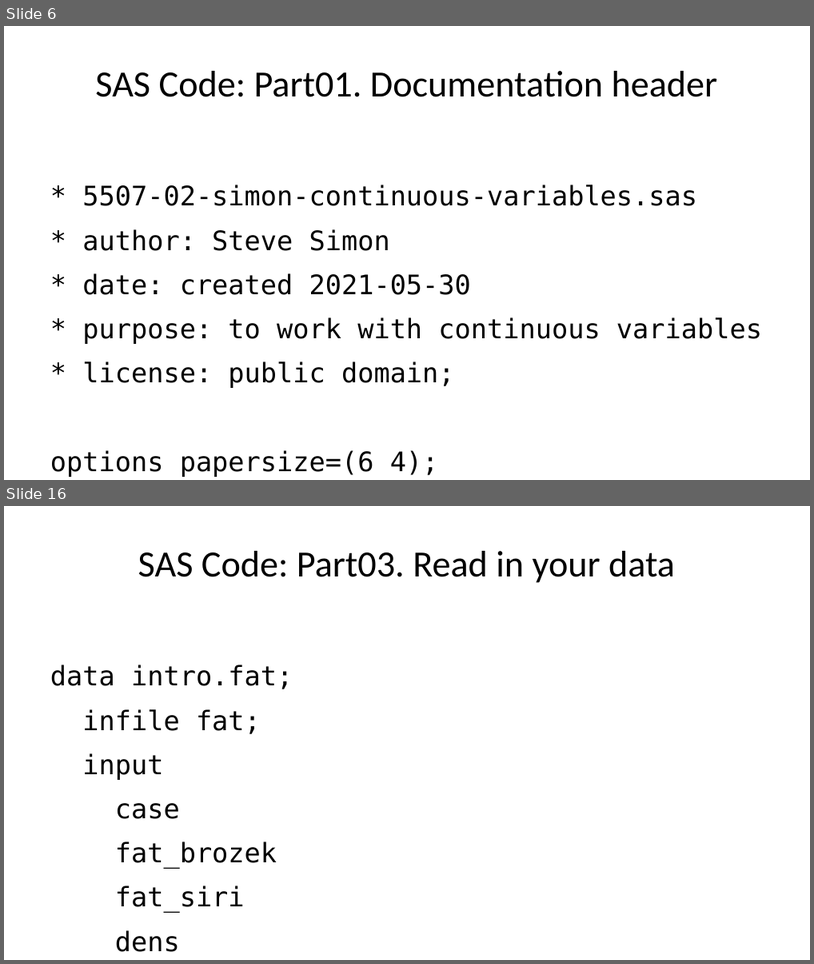
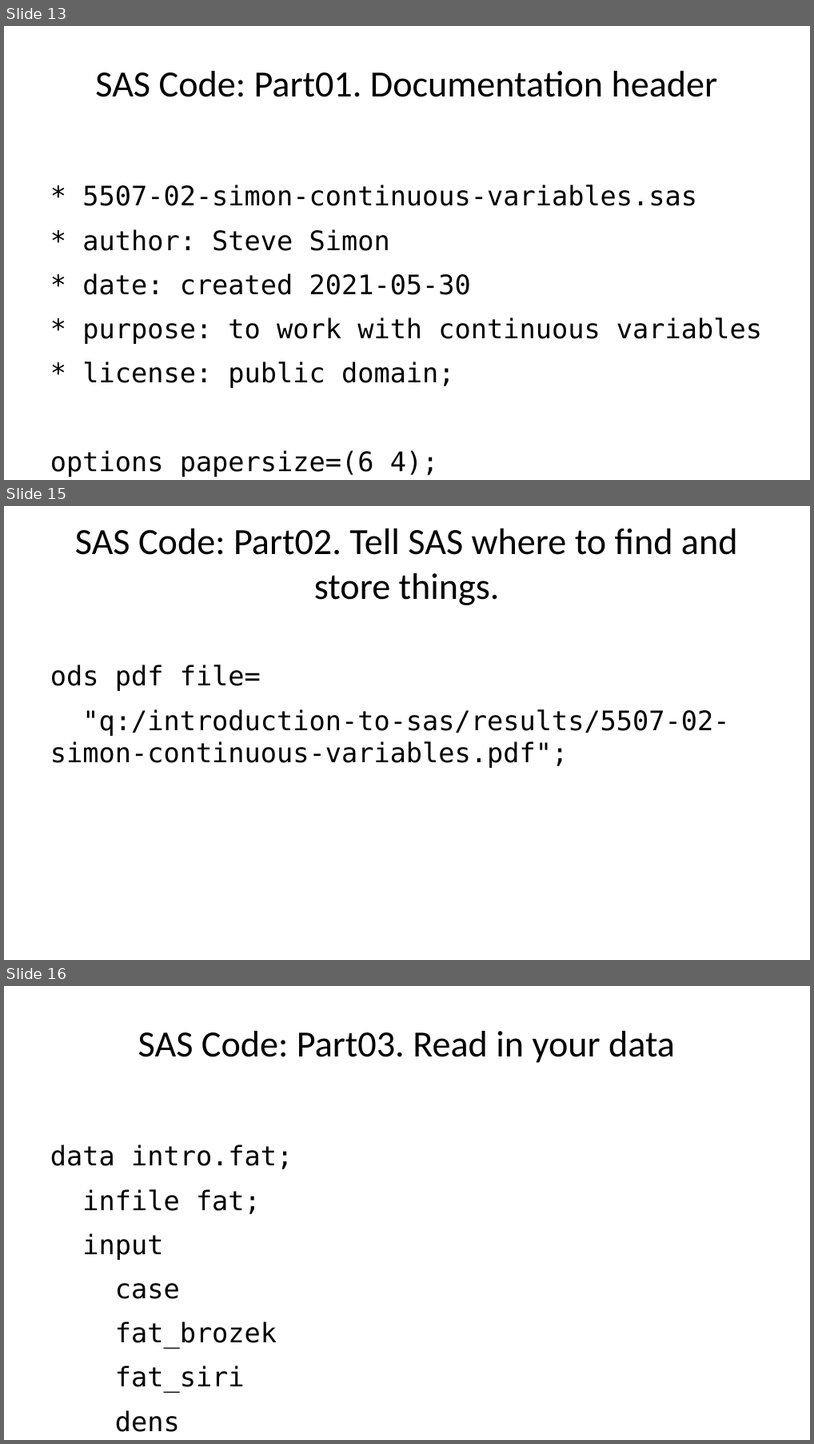
Before and after one commit to pmean/introduction-to-SAS, a slide deck: results/5507-02-simon-slides-and-speaker-notes.pptx. Shown one above the other, each under a label of ours: slides 6 and 16 before the commit, slides 13, 15 and 16 after it; the slides between them are not shown. The pictures are 814x964 and 814x1444 pixels, drawn with LibreOffice and Linux fonts; fonts in the diff are those of the drawing. Boxes give left, top, right and bottom in pixels: in the first picture for what was removed or moved away, otherwise in the second. Text is boxed around its words. In the diff, an @@ line names an element or a change of style, - is before the commit and + after.

```diff
--- a/results/5507-02-simon-slides-and-speaker-notes.pptx
+++ b/results/5507-02-simon-slides-and-speaker-notes.pptx
@@ slide 15 added at (4,506,810,960), background #FFFFFF @@
@@ title added at (75,528,738,605), 44 pt, text #000000 @@
+SAS Code: Part02. Tell SAS where to find and store things.
@@ text added at (50,664,730,768), 32 pt, text #000000 @@
+ods pdf file=
+"q:/introduction-to-sas/results/5507-02-simon-continuous-variables.pdf";
@@ what was slide 6 is now slide 13 @@
```
Also in this commit, not shown: 5 slides changed, 7 other slides added, 3 slides removed, 3 other files.
